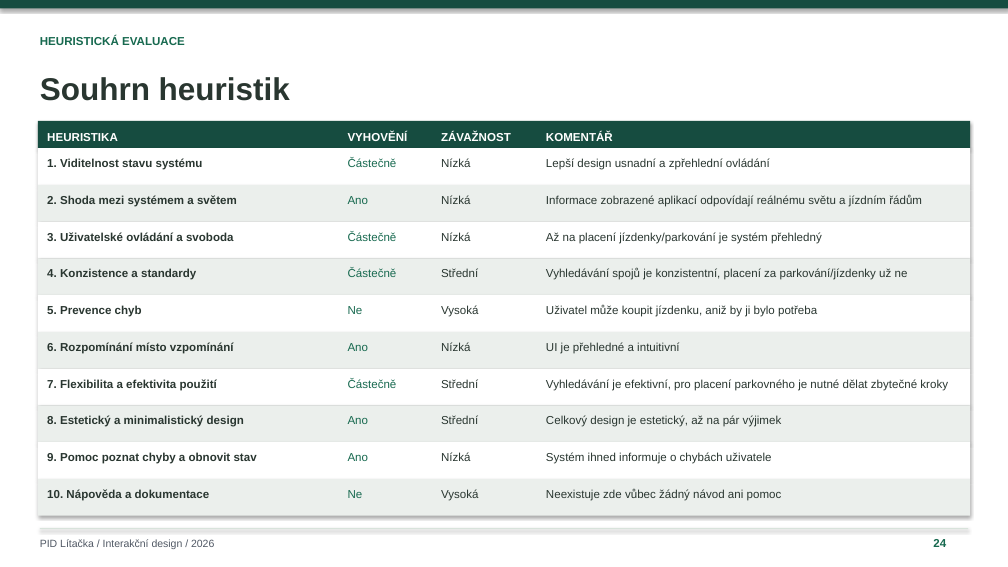
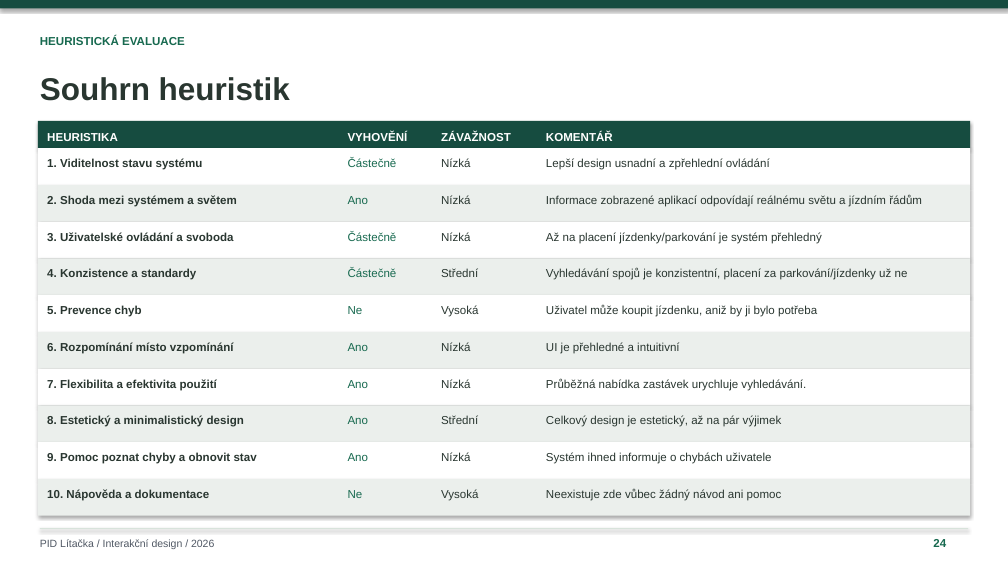
Before and after one commit to ShachPlay/ID_2026, a slide deck: slide 24 of PID-Litacka-Plichta-upravena.pptx. Drawn at 1008x567 pixels with LibreOffice and Linux fonts; fonts in the diff are those of the drawing. Boxes give left, top, right and bottom in pixels: in the first picture for what was removed or moved away, otherwise in the second. Text is boxed around its words. In the diff, an @@ line names an element or a change of style, - is before the commit and + after.

```diff
--- a/PID-Litacka-Plichta-upravena.pptx
+++ b/PID-Litacka-Plichta-upravena.pptx
@@ text at <box>348,380,369,388</box>: text changed @@
-Částečně
+Ano
@@ text at <box>441,379,471,388</box>: text changed @@
-Střední
+Nízká
@@ text at <box>546,379,806,391</box>: text changed @@
-Vyhledávání je efektivní, pro placení parkovného je nutné dělat zbytečné kroky
+Průběžná nabídka zastávek urychluje vyhledávání.
```
Also in this commit, not shown: 7 other slides changed, 1 slide added, 1 slide removed.
